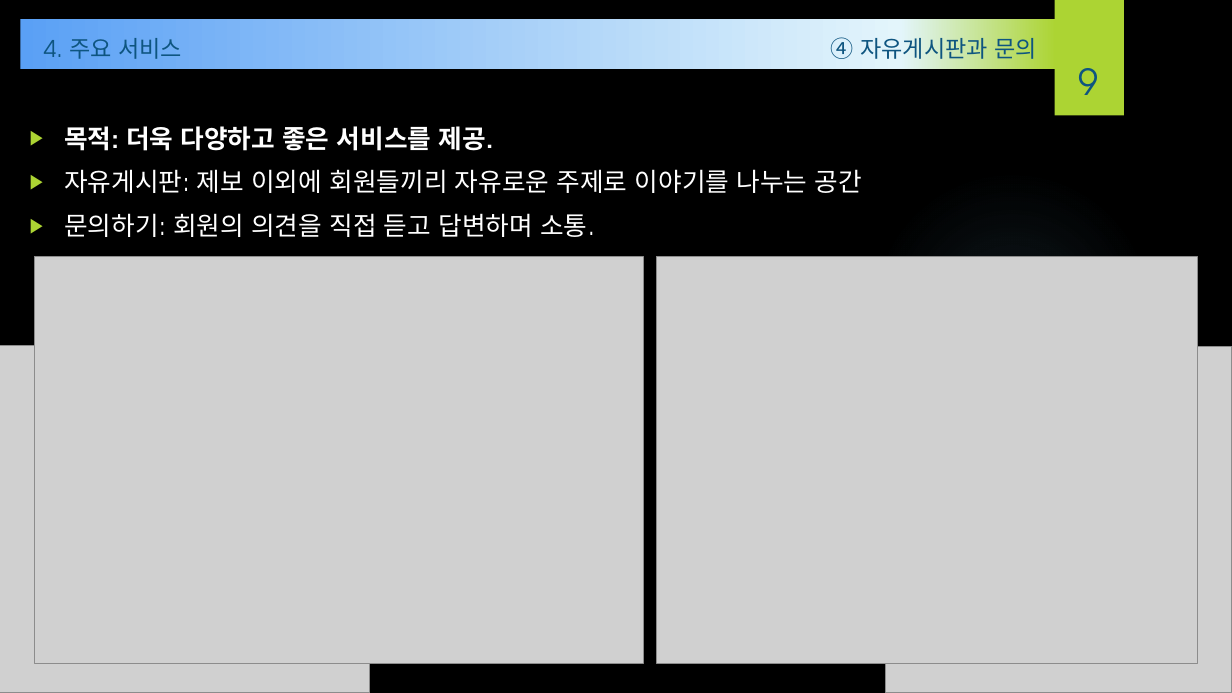
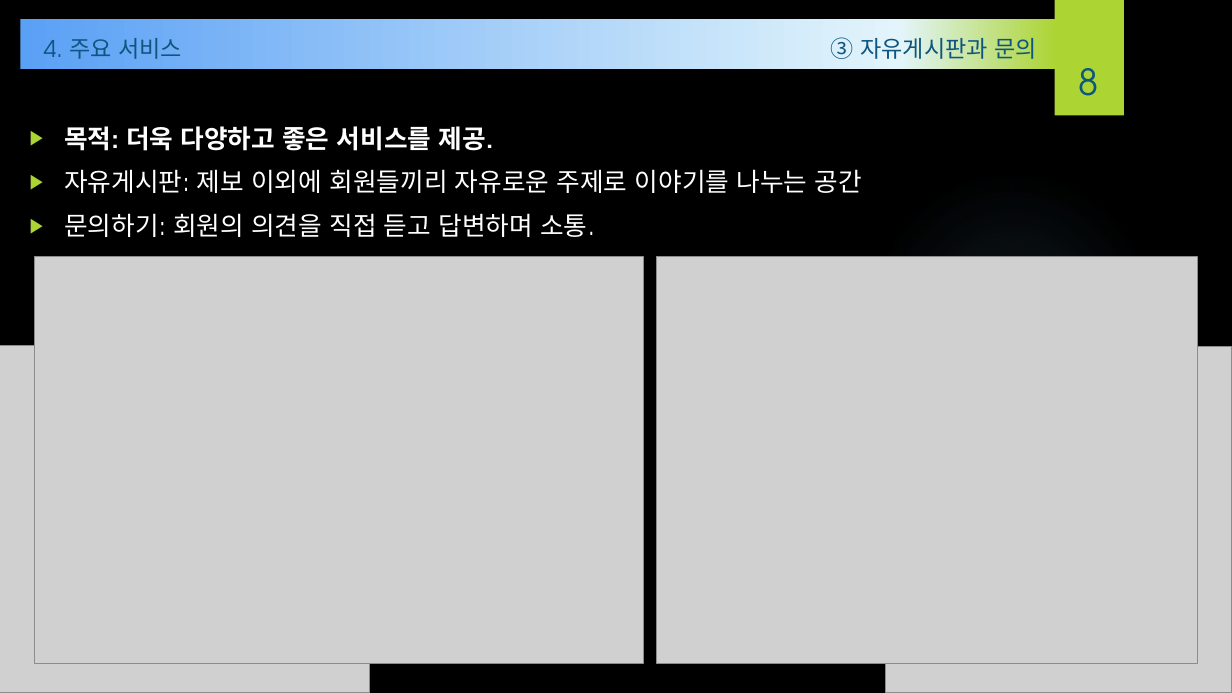
Before and after one commit to jpminlak/HelpPSY, a slide deck: slide 8 of 발표(개인) v14[최종본] - 공익 제보 커뮤니티 웹사이트.pptx (slide 9 before the commit). Drawn at 1232x693 pixels with LibreOffice and Linux fonts; fonts in the diff are those of the drawing; grey boxes stand for pictures; background and template pictures are left out. Boxes give left, top, right and bottom in pixels: in the first picture for what was removed or moved away, otherwise in the second. Text is boxed around its words. In the diff, an @@ line names an element or a change of style, - is before the commit and + after.

```diff
--- a/발표(개인) v14[최종본] - 공익 제보 커뮤니티 웹사이트.pptx
+++ b/발표(개인) v14[최종본] - 공익 제보 커뮤니티 웹사이트.pptx
@@ text at box(831, 34, 1037, 63): text changed @@
-④ 자유게시판과 문의
+③ 자유게시판과 문의
@@ page number at box(1078, 68, 1098, 96): text changed @@
-9
+8
```
Also in this commit, not shown: 2 other slides changed, 1 slide removed.
